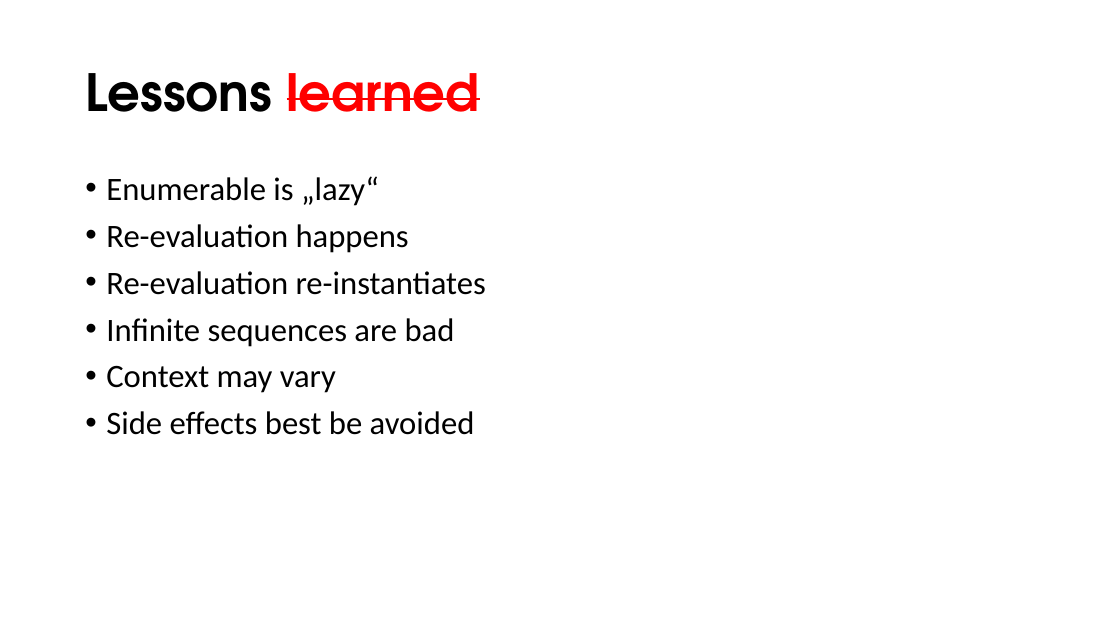
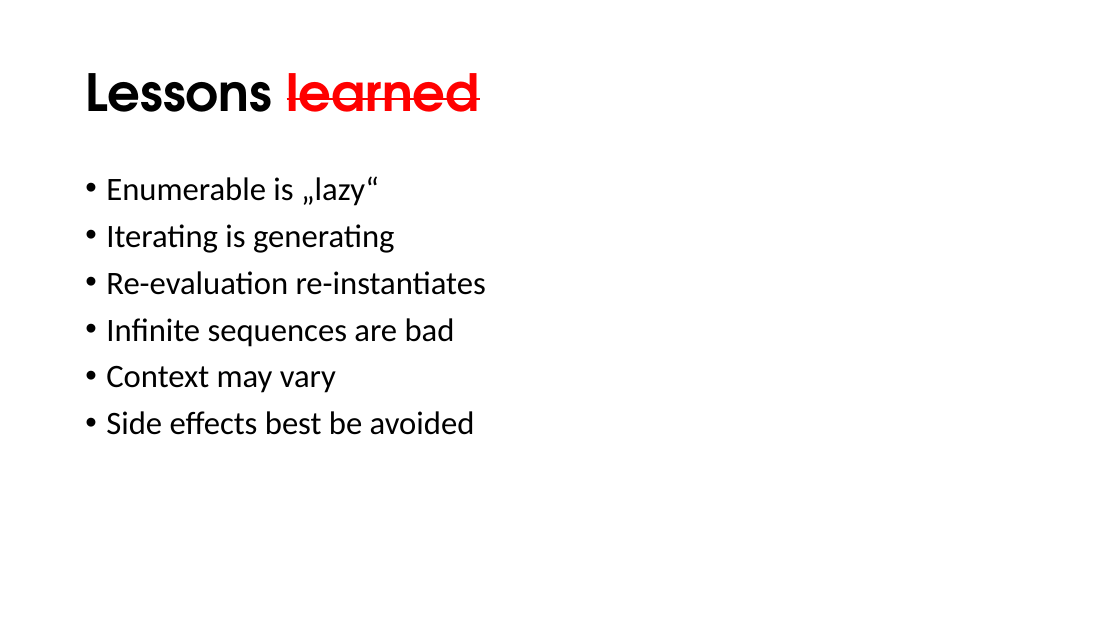
Before and after one commit to GoranSiska/IEnumerableConsideredHarmful, a slide deck: slide 9 of IEnumerable considered harmful.pptx (slide 7 before the commit). Drawn at 1120x630 pixels with LibreOffice and Linux fonts; fonts in the diff are those of the drawing; background and template pictures are left out. Boxes give left, top, right and bottom in pixels: in the first picture for what was removed or moved away, otherwise in the second. Text is boxed around its words. In the diff, an @@ line names an element or a change of style, - is before the commit and + after.

```diff
--- a/IEnumerable considered harmful.pptx
+++ b/IEnumerable considered harmful.pptx
@@ text at <box>106,224,394,253</box>: text changed @@
-• Re-evaluation happens
+• Iterating is generating
```
Also in this commit, not shown: 2 slides added, 1 other file.
